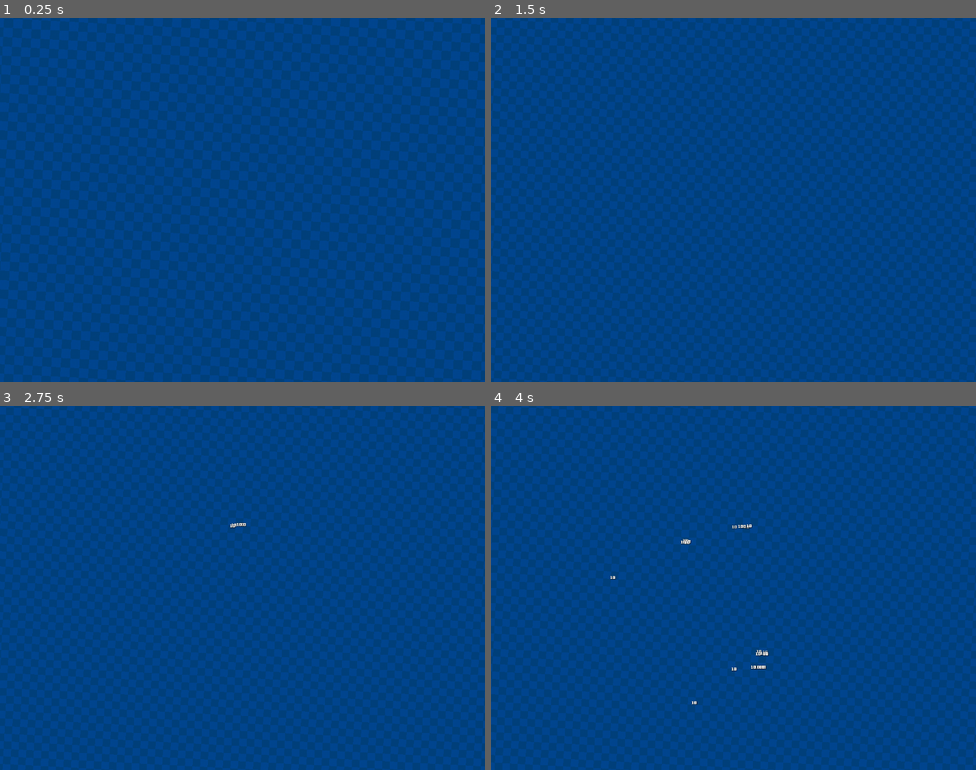
Above: before the commit, frames 1-4 (two rows, left to right).
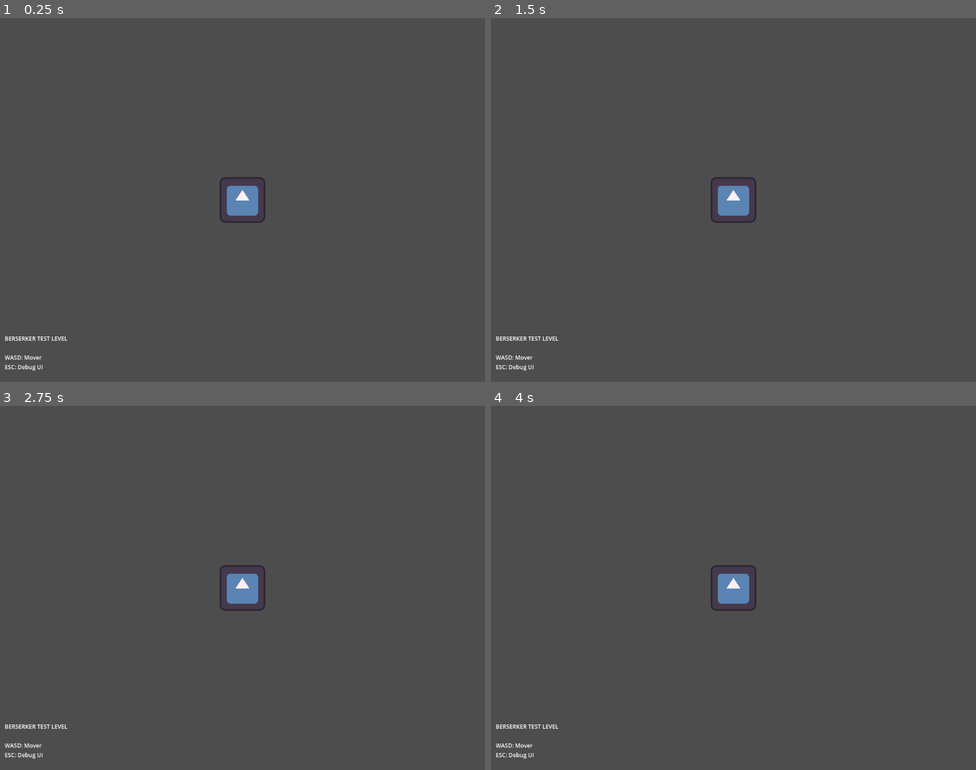
Above: after the commit, the same moments.

Repository: WILL-JKI/SurvivorLike
Game: Godot game, scene res://levels/Debug/BerserkerTestLevel.tscn
The game is run twice, just before and just after one commit, with the same random seed, the same clock (stepped at 60 frames per second) and the same inputs. Before the commit the project starts from res://levels/Debug/DebugLevel.tscn. The engine's default icon, where the game draws it, is replaced by a stand-in: a white triangle on a blue panel in a dark square.
Inputs:
- Up to frame 1 (0.25 s): no input
- Up to frame 2 (1.5 s): tap Enter (ui_accept) at 0.5, 0.77 s; hold D (move_right) 0.53-1.28 s; hold S (move_down) from 1.28 s (still down)
- Up to frame 3 (2.75 s): tap Enter (ui_accept) at 1.52 s; release S (move_down) at 2.03 s; hold D (move_right) from 2.03 s (still down)
- Up to frame 4 (4 s): release D (move_right) at 2.78 s; hold W (move_up) 2.78-3.53 s; tap Enter (ui_accept) at 3.02, 3.77 s; hold A (move_left) from 3.53 s (still down)

The runs differ from the first frame. In frame 1, 100% of the frame differs, in the area x 0-100%, y 0-100%; in frame 2, 100%; in frame 3, 100%; in frame 4, 100%.

Commit message:
feat: configurar cenas do Berserker criadas no editor
- Completa BerserkerPlayer.tscn com todos os nós necessários
- Configura BerserkerTestLevel.tscn com player, inimigos e spawner
- Atualiza main_scene para BerserkerTestLevel.tscn
- Mantém BerserkerWeapon.tscn já configurada corretamente

Estrutura completa:
✅ BerserkerWeapon.tscn - Arma com área de ataque
✅ BerserkerPlayer.tscn - Player com fúria, câmera e arma
✅ BerserkerTestLevel.tscn - Level de teste com inimigos

Configurações aplicadas:
- Sprite rosa para o player (0.25x scale)
- FuryDetector com área vermelha (100px radius)
- 5 inimigos posicionados para teste
- EnemySpawner configurado (2s interval, max 20)
- UI com instruções de controle

O Berserker está pronto para teste!

Diff:
--- /dev/null
+++ b/Characters/Berserker/BerserkerPlayer.tscn
@@ -0,0 +1,37 @@
+[gd_scene load_steps=6 format=3 uid="uid://dlkisc7bn1cuv"]
+
+[ext_resource type="Script" uid="uid://b17r4ec51pmr4" path="res://Characters/Berserker/BerserkerPlayer.gd" id="1_1a2b3"]
+[ext_resource type="PackedScene" uid="uid://cdm8761luyg8e" path="res://Characters/Berserker/BerserkerWeapon.tscn" id="2_3c4d5"]
+[ext_resource type="Texture2D" uid="uid://bo81ugt0qja6s" path="res://icon.svg" id="3_5e6f7"]
+
+[sub_resource type="CircleShape2D" id="CircleShape2D_1"]
+radius = 8.0
+
+[sub_resource type="CircleShape2D" id="CircleShape2D_2"]
+radius = 100.0
+
+[node name="BerserkerPlayer" type="CharacterBody2D"]
+script = ExtResource("1_1a2b3")
+
+[node name="Sprite2D" type="Sprite2D" parent="."]
+modulate = Color(1, 0.7, 0.7, 1)
+scale = Vector2(0.25, 0.25)
+texture = ExtResource("3_5e6f7")
+
+[node name="CollisionShape2D" type="CollisionShape2D" parent="."]
+shape = SubResource("CircleShape2D_1")
+
+[node name="BerserkerWeapon" parent="." instance=ExtResource("2_3c4d5")]
+
+[node name="FuryDetector" type="Area2D" parent="."]
+
+[node name="FuryDetector/CollisionShape2D" type="CollisionShape2D" parent="FuryDetector"]
+modulate = Color(1, 0, 0, 0.2)
+shape = SubResource("CircleShape2D_2")
+
+[node name="AttackTimer" type="Timer" parent="."]
+wait_time = 1.5
+one_shot = true
+
+[node name="Camera2D" type="Camera2D" parent="."]
+zoom = Vector2(1.5, 1.5)
--- /dev/null
+++ b/Characters/Berserker/BerserkerWeapon.tscn
@@ -0,0 +1,23 @@
+[gd_scene load_steps=4 format=3 uid="uid://cdm8761luyg8e"]
+
+[ext_resource type="Script" uid="uid://76c4lw77ehb" path="res://Characters/Berserker/BerserkerWeapon.gd" id="1"]
+[ext_resource type="Texture2D" uid="uid://bo81ugt0qja6s" path="res://icon.svg" id="2_rue0a"]
+
+[sub_resource type="CircleShape2D" id="CircleShape2D_qrdo0"]
+radius = 50.0
+
+[node name="BerserkerWeapon" type="Area2D"]
+script = ExtResource("1")
+
+[node name="CollisionShape2D" type="CollisionShape2D" parent="."]
+shape = SubResource("CircleShape2D_qrdo0")
+disabled = true
+
+[node name="Sprite2D" type="Sprite2D" parent="."]
+modulate = Color(1.2742168, 0.9407874, 0.9407874, 1)
+scale = Vector2(0.5, 0.5)
+texture = ExtResource("2_rue0a")
+
+[node name="AttackTimer" type="Timer" parent="."]
+wait_time = 0.3
+one_shot = true
--- /dev/null
+++ b/levels/Debug/BerserkerTestLevel.tscn
@@ -0,0 +1,55 @@
+[gd_scene load_steps=4 format=3 uid="uid://cbpt70xeqwow1"]
+
+[ext_resource type="PackedScene" uid="uid://dlkisc7bn1cuv" path="res://Characters/Berserker/BerserkerPlayer.tscn" id="1_4d5e6"]
+[ext_resource type="PackedScene" uid="uid://bqxgkqnf0tr" path="res://Enemies/SimpleEnemy.tscn" id="2_5e6f7"]
+[ext_resource type="Script" uid="uid://b17r4ec51pmr4" path="res://_Core/EnemySpawner.gd" id="3_6f7g8"]
+
+[node name="BerserkerTestLevel" type="Node2D"]
+
+[node name="BerserkerPlayer" parent="." instance=ExtResource("1_4d5e6")]
+
+[node name="EnemySpawner" type="Node2D" parent="."]
+script = ExtResource("3_6f7g8")
+enemy_scene = ExtResource("2_5e6f7")
+spawn_rate = 2.0
+max_enemies = 20
+spawn_distance = 200.0
+
+[node name="TestEnemies" type="Node2D" parent="."]
+
+[node name="SimpleEnemy" parent="TestEnemies" instance=ExtResource("2_5e6f7")]
+position = Vector2(100, 0)
+
+[node name="SimpleEnemy2" parent="TestEnemies" instance=ExtResource("2_5e6f7")]
+position = Vector2(-100, 0)
+
+[node name="SimpleEnemy3" parent="TestEnemies" instance=ExtResource("2_5e6f7")]
+position = Vector2(0, 100)
+
+[node name="SimpleEnemy4" parent="TestEnemies" instance=ExtResource("2_5e6f7")]
+position = Vector2(0, -100)
+
+[node name="SimpleEnemy5" parent="TestEnemies" instance=ExtResource("2_5e6f7")]
+position = Vector2(70, 70)
+
+[node name="UI" type="CanvasLayer" parent="."]
+
+[node name="Instructions" type="Label" parent="UI"]
+anchors_preset = 2
+anchor_top = 1.0
+anchor_bottom = 1.0
+offset_left = 10.0
+offset_top = -100.0
+offset_right = 400.0
+offset_bottom = -10.0
+text = "BERSERKER TEST LEVEL
+
+WASD: Mover
+ESC: Debug UI
+
+MECÂNICAS:
+- Ataque automático quando inimigos próximos
+- Mais inimigos próximos = ataque mais rápido
+- Área de ataque em volta do player
+- Knockback nos inimigos"
+theme_override_font_sizes/font_size = 12
--- a/project.godot
+++ b/project.godot
@@ -11,7 +11,7 @@
 [application]
 
 config/name="survivorlike"
-run/main_scene="res://levels/Debug/DebugLevel.tscn"
+run/main_scene="res://levels/Debug/BerserkerTestLevel.tscn"
 config/features=PackedStringArray("4.5", "Forward Plus")
 run/max_fps=144
 config/icon="res://icon.svg"
